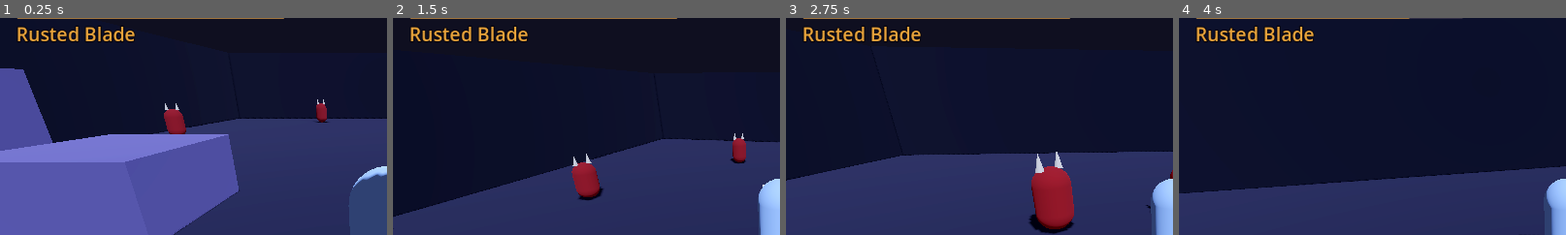
Above: before the commit, frames 1-4 (left to right).
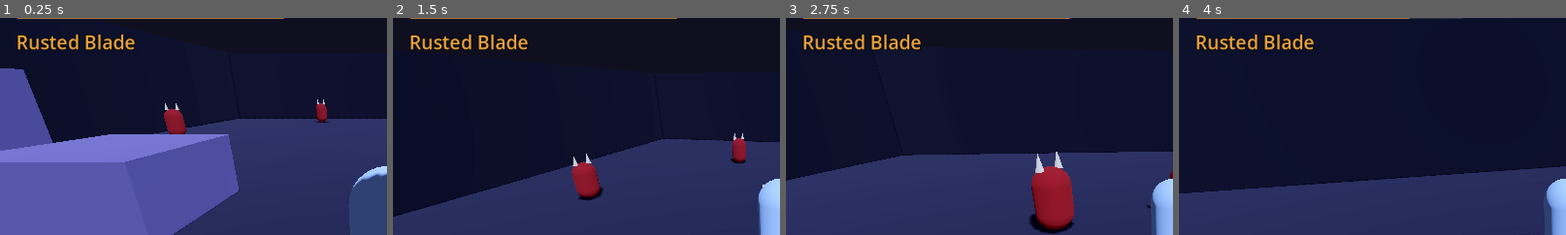
Above: after the commit, the same moments.

Repository: EvanGUTK/Freedom-Reign
Game: Godot game, scene res://scenes/main.tscn
The game is run twice, just before and just after one commit, with the same random seed, the same clock (stepped at 60 frames per second) and the same inputs.
Inputs (mouse positions are % of the whole screen's width and height, from its top left):
- Up to frame 1 (0.25 s): no input
- Up to frame 2 (1.5 s): tap Enter at 0.5 s; move the mouse to (55, 50) at 0.52 s; hold W (move_forward) from 0.53 s (still down); click (55, 50) at 0.6 s; tap Space (jump) at 0.77 s; move the mouse to (45, 50) at 1.27 s; tap Shift at 1.35 s; click (45, 50) at 1.42 s
- Up to frame 3 (2.75 s): keep holding W (move_forward); tap Space (jump) at 1.52 s; move the mouse to (52, 48) at 2.02 s; tap Alt at 2.1 s; click (52, 48) at 2.17 s
- Up to frame 4 (4 s): keep holding W (move_forward); move the mouse to (49, 52) at 2.77 s; tap Ctrl at 2.85 s; click (49, 52) at 2.92 s; tap Space (jump) at 3.02, 3.77 s; move the mouse to (57, 51) at 3.52 s; click (57, 51) at 3.6 s
The pictures show only the part of the screen within x 0-50%, y 9-59%; the shares and areas given below are measured in that part.

The runs differ from the first frame. In frame 1, 1.7% of the frame differs, in the area x 4-35%, y 3-15%; in frame 2, 1.5%; in frame 3, 1.6%; in frame 4, 1.8%.

Commit message:
feat: pause menu with Resume / Quit, usable on keyboard, mouse and gamepad
The pause action (Escape / Start) toggles get_tree().paused and emits
Events.game_paused(is_paused); ui_cancel also closes an open menu and is
handled in the same branch so Escape never double-toggles. process_mode is
ALWAYS. Focus goes to Resume on open and the two buttons wrap into each
other through explicit focus neighbours. Input is ignored once player_died or
arena_cleared has fired. Never touches Input.mouse_mode. Theme gains
PanelContainer and VBoxContainer styling (no per-control overrides).

Co-Authored-By: Claude Sonnet 5.5 <noreply@anthropic.com>

Diff:
--- /dev/null
+++ b/game/scenes/ui/pause_menu.tscn
@@ -0,0 +1,61 @@
+[gd_scene load_steps=2 format=3]
+
+[ext_resource type="Script" path="res://scripts/ui/pause_menu.gd" id="1_pause"]
+
+[node name="PauseMenu" type="Control"]
+process_mode = 3
+visible = false
+layout_mode = 3
+anchors_preset = 15
+anchor_right = 1.0
+anchor_bottom = 1.0
+grow_horizontal = 2
+grow_vertical = 2
+script = ExtResource("1_pause")
+
+[node name="Scrim" type="Panel" parent="."]
+layout_mode = 1
+anchors_preset = 15
+anchor_right = 1.0
+anchor_bottom = 1.0
+grow_horizontal = 2
+grow_vertical = 2
+theme_type_variation = &"Scrim"
+
+[node name="Center" type="CenterContainer" parent="."]
+layout_mode = 1
+anchors_preset = 15
+anchor_right = 1.0
+anchor_bottom = 1.0
+grow_horizontal = 2
+grow_vertical = 2
+
+[node name="Frame" type="PanelContainer" parent="Center"]
+layout_mode = 2
+
+[node name="Stack" type="VBoxContainer" parent="Center/Frame"]
+layout_mode = 2
+
+[node name="Title" type="Label" parent="Center/Frame/Stack"]
+layout_mode = 2
+theme_type_variation = &"TitleLabel"
+text = "Paused"
+horizontal_alignment = 1
+
+[node name="ResumeButton" type="Button" parent="Center/Frame/Stack"]
+unique_name_in_owner = true
+layout_mode = 2
+focus_neighbor_top = NodePath("../QuitButton")
+focus_neighbor_bottom = NodePath("../QuitButton")
+focus_next = NodePath("../QuitButton")
+focus_previous = NodePath("../QuitButton")
+text = "Resume"
+
+[node name="QuitButton" type="Button" parent="Center/Frame/Stack"]
+unique_name_in_owner = true
+layout_mode = 2
+focus_neighbor_top = NodePath("../ResumeButton")
+focus_neighbor_bottom = NodePath("../ResumeButton")
+focus_next = NodePath("../ResumeButton")
+focus_previous = NodePath("../ResumeButton")
+text = "Quit"
--- a/game/scenes/ui/theme.tres
+++ b/game/scenes/ui/theme.tres
@@ -120,6 +120,8 @@
 MarginContainer/constants/margin_right = 24
 MarginContainer/constants/margin_top = 24
 Panel/styles/panel = SubResource("panel")
+PanelContainer/styles/panel = SubResource("panel")
+VBoxContainer/constants/separation = 16
 ProgressBar/colors/font_color = Color(0.85, 0.82, 0.75, 1)
 ProgressBar/styles/background = SubResource("bar_background")
 ProgressBar/styles/fill = SubResource("bar_fill")
--- a/game/scenes/ui/ui_root.tscn
+++ b/game/scenes/ui/ui_root.tscn
@@ -1,7 +1,8 @@
-[gd_scene load_steps=3 format=3]
+[gd_scene load_steps=4 format=3]
 
 [ext_resource type="Theme" path="res://scenes/ui/theme.tres" id="1_theme"]
 [ext_resource type="PackedScene" path="res://scenes/ui/hud.tscn" id="2_hud"]
+[ext_resource type="PackedScene" path="res://scenes/ui/pause_menu.tscn" id="3_pause"]
 
 [node name="UI" type="CanvasLayer"]
 
@@ -16,3 +17,5 @@
 theme = ExtResource("1_theme")
 
 [node name="Hud" parent="Root" instance=ExtResource("2_hud")]
+
+[node name="PauseMenu" parent="Root" instance=ExtResource("3_pause")]
--- /dev/null
+++ b/game/scripts/ui/pause_menu.gd
@@ -0,0 +1,47 @@
+class_name PauseMenu
+extends Control
+## Pause overlay: the `pause` action (or ui_cancel while open) toggles
+## get_tree().paused and announces it on Events. Ignored once the round has
+## ended. Never touches Input.mouse_mode; gameplay's camera rig owns that.
+
+@onready var _resume_button: Button = %ResumeButton
+@onready var _quit_button: Button = %QuitButton
+
+var _round_ended := false
+
+
+func _ready() -> void:
+	hide()
+	_resume_button.pressed.connect(_on_resume_pressed)
+	_quit_button.pressed.connect(_on_quit_pressed)
+	Events.player_died.connect(_on_round_ended)
+	Events.arena_cleared.connect(_on_round_ended)
+
+
+func _unhandled_input(event: InputEvent) -> void:
+	var toggles := event.is_action_pressed(&"pause") \
+		or (visible and event.is_action_pressed(&"ui_cancel"))
+	if toggles and not _round_ended:
+		get_viewport().set_input_as_handled()
+		set_open(not visible)
+
+
+func set_open(open: bool) -> void:
+	visible = open
+	get_tree().paused = open
+	Events.game_paused.emit(open)
+	if open:
+		_resume_button.grab_focus()
+
+
+func _on_resume_pressed() -> void:
+	set_open(false)
+
+
+func _on_quit_pressed() -> void:
+	get_tree().quit()
+
+
+func _on_round_ended() -> void:
+	_round_ended = true
+	hide()
--- /dev/null
+++ b/game/tests/ui/test_pause_menu.gd
@@ -0,0 +1,105 @@
+extends GutTest
+## Pause toggles get_tree().paused, announces it, offers Resume / Quit on every
+## input device, and is inert once the round has ended.
+
+const MENU_SCENE_PATH := "res://scenes/ui/pause_menu.tscn"
+const PAUSE_ACTION := &"pause"
+const CANCEL_ACTION := &"ui_cancel"
+
+var _menu: PauseMenu
+
+
+func before_each() -> void:
+	watch_signals(Events)
+	_menu = add_child_autofree((load(MENU_SCENE_PATH) as PackedScene).instantiate())
+
+
+func after_each() -> void:
+	get_tree().paused = false
+
+
+func _press(action: StringName) -> void:
+	var event := InputEventAction.new()
+	event.action = action
+	event.pressed = true
+	_menu._unhandled_input(event)
+
+
+func test_menu_starts_closed_and_always_processes() -> void:
+	assert_false(_menu.visible)
+	assert_false(get_tree().paused)
+	assert_eq(_menu.process_mode, Node.PROCESS_MODE_ALWAYS)
+
+
+func test_pause_action_opens_pauses_and_announces() -> void:
+	_press(PAUSE_ACTION)
+	assert_true(_menu.visible)
+	assert_true(get_tree().paused)
+	assert_signal_emitted_with_parameters(Events, "game_paused", [true])
+
+
+func test_pause_action_again_resumes_and_announces() -> void:
+	_press(PAUSE_ACTION)
+	_press(PAUSE_ACTION)
+	assert_false(_menu.visible)
+	assert_false(get_tree().paused)
+	assert_signal_emit_count(Events, "game_paused", 2)
+	assert_signal_emitted_with_parameters(Events, "game_paused", [false], 1)
+
+
+func test_ui_cancel_closes_an_open_menu() -> void:
+	_press(PAUSE_ACTION)
+	_press(CANCEL_ACTION)
+	assert_false(get_tree().paused)
+
+
+func test_ui_cancel_does_nothing_while_closed() -> void:
+	_press(CANCEL_ACTION)
+	assert_false(get_tree().paused)
+	assert_signal_not_emitted(Events, "game_paused")
+
+
+func test_opening_focuses_resume() -> void:
+	_press(PAUSE_ACTION)
+	assert_true((_menu.get_node("%ResumeButton") as Button).has_focus())
+
+
+func test_resume_button_unpauses() -> void:
+	_press(PAUSE_ACTION)
+	(_menu.get_node("%ResumeButton") as Button).pressed.emit()
+	assert_false(get_tree().paused)
+	assert_false(_menu.visible)
+
+
+func test_quit_button_is_wired_to_quit() -> void:
+	assert_connected(_menu.get_node("%QuitButton"), _menu, "pressed", "_on_quit_pressed")
+
+
+func test_focus_moves_between_the_two_buttons_both_ways() -> void:
+	var resume := _menu.get_node("%ResumeButton") as Button
+	var quit := _menu.get_node("%QuitButton") as Button
+	assert_eq(resume.get_node(resume.focus_neighbor_bottom), quit)
+	assert_eq(quit.get_node(quit.focus_neighbor_top), resume)
+	assert_eq(resume.get_node(resume.focus_neighbor_top), quit, "wraps")
+	assert_eq(quit.get_node(quit.focus_neighbor_bottom), resume, "wraps")
+
+
+func test_pause_is_ignored_after_the_player_dies() -> void:
+	Events.player_died.emit()
+	_press(PAUSE_ACTION)
+	assert_false(_menu.visible)
+	assert_false(get_tree().paused)
+	assert_signal_not_emitted(Events, "game_paused")
+
+
+func test_pause_is_ignored_after_the_arena_is_cleared() -> void:
+	Events.arena_cleared.emit()
+	_press(PAUSE_ACTION)
+	assert_false(get_tree().paused)
+	assert_signal_not_emitted(Events, "game_paused")
+
+
+func test_an_open_menu_hides_when_the_round_ends() -> void:
+	_press(PAUSE_ACTION)
+	Events.player_died.emit()
+	assert_false(_menu.visible)
Not shown, added: game/scripts/ui/pause_menu.gd.uid
Not shown, added: game/tests/ui/test_pause_menu.gd.uid
